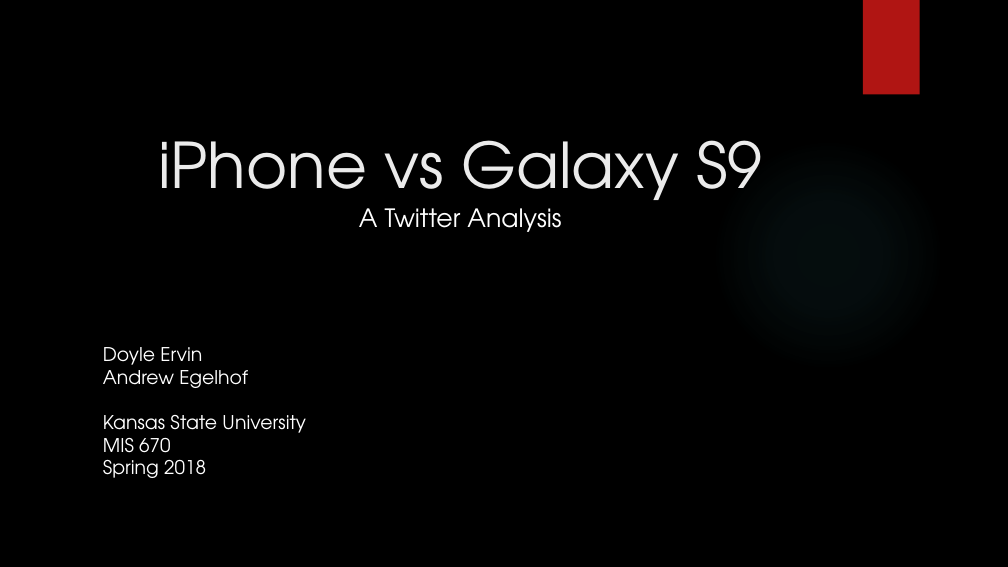
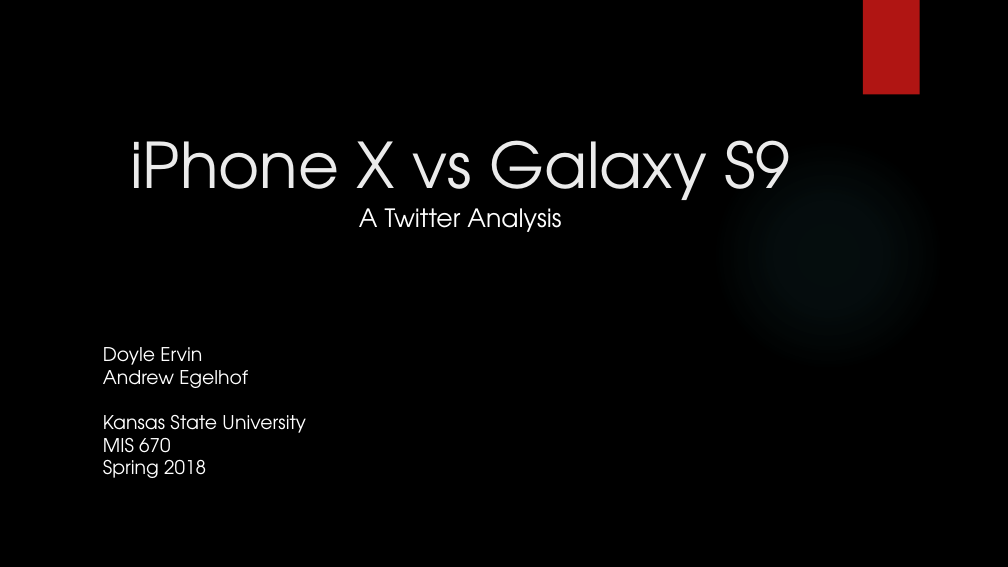
Before and after one commit to kevinbsc/FinalProject, a slide deck: slide 1 of FINAL_presentation_iphone_galaxy.pptx. Drawn at 1008x567 pixels with LibreOffice and Linux fonts; fonts in the diff are those of the drawing; background and template pictures are left out. Boxes give left, top, right and bottom in pixels: in the first picture for what was removed or moved away, otherwise in the second. Text is boxed around its words. In the diff, an @@ line names an element or a change of style, - is before the commit and + after.

```diff
--- a/FINAL_presentation_iphone_galaxy.pptx
+++ b/FINAL_presentation_iphone_galaxy.pptx
@@ title at box(130, 140, 790, 217): text changed @@
-iPhone vs Galaxy S9
+iPhone X vs Galaxy S9
```
Also in this commit, not shown: 1 other slide changed.
